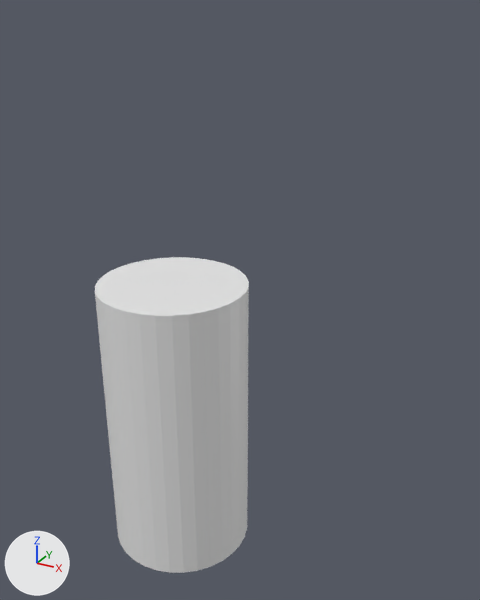
Before and after pictures for a commit that changed the Blender file cylindd.blend.
Before and after are seen from a 50 mm camera at (23.3, -33.2, 26.5) aimed at (-1.5, 11.8, 4.0). Arrows for +X, +Y and +Z are at lower left; the lights stay in place. The older version comes first. The same objects are shown in both versions, whatever each file hides.
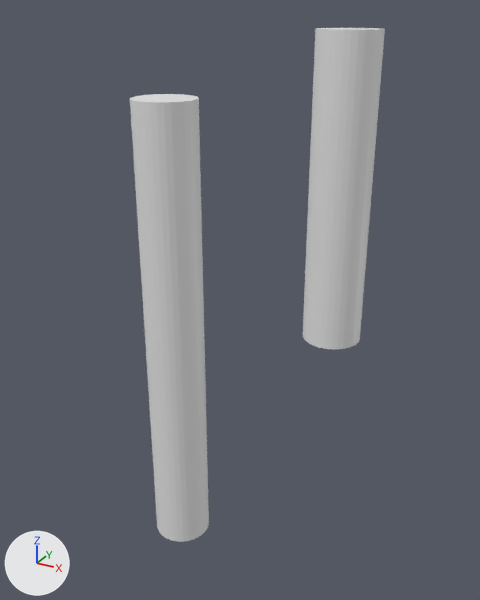
The newer file is also rescaled (x6.25), turned or shifted as a whole; pictures and numbers use the older file's frame.

What differs and where, as boxes (x1, y1, x2, y2) in the pictures (480 x 600 px):
'Cylinder', reshaped (46% narrower)
    before: (95, 257, 249, 573)
    after: (303, 28, 385, 349)
'Cylinder.001', moved, rescaled
    before: (142, 272, 203, 296)
    after: (130, 94, 209, 542)

The edits, one by one:
Mesh me_cylinder_003 is new.
It has 64 vertices, 34 faces and spans x -0.64..0.64, y 5.44..6.72, z -0.73..2.47.
Object 'Cylinder' (ob_cylinder) now shows me_cylinder_003 instead of me_cylinder.
Object 'Cylinder.001' (ob_cylinder_001) moves from (0.0, 0.0, 0.0) to (0.0, 0.0, 5.84).
Object 'Cylinder.001' (ob_cylinder_001) is rescaled from (2.0, 2.0, 10.0) to (2.0, 2.0, 15.8).
